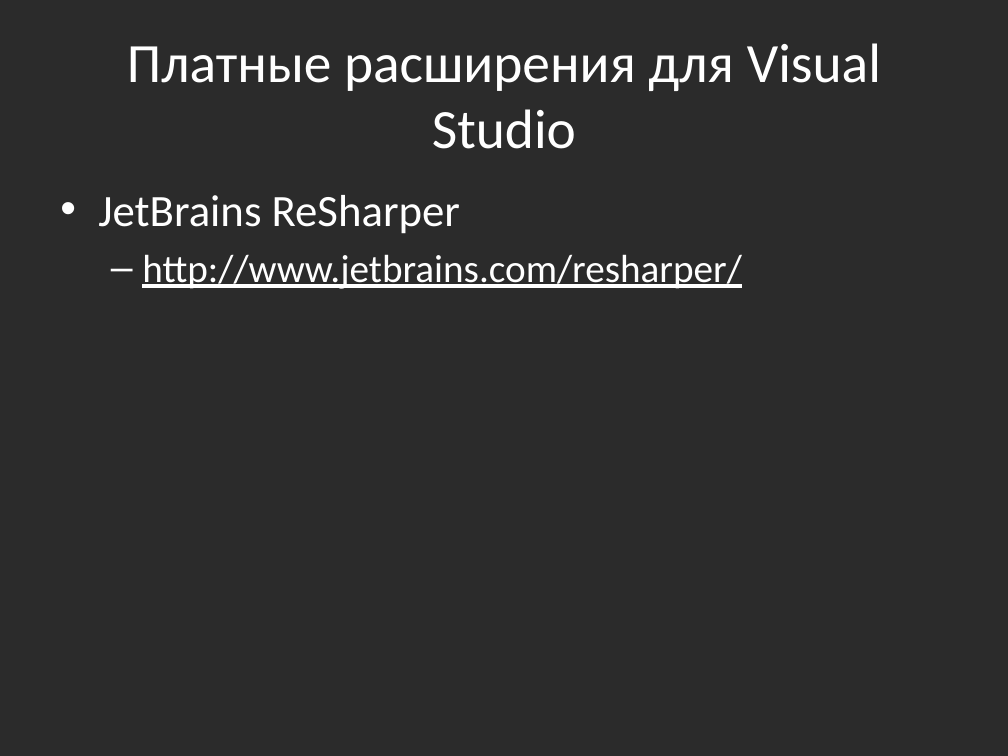
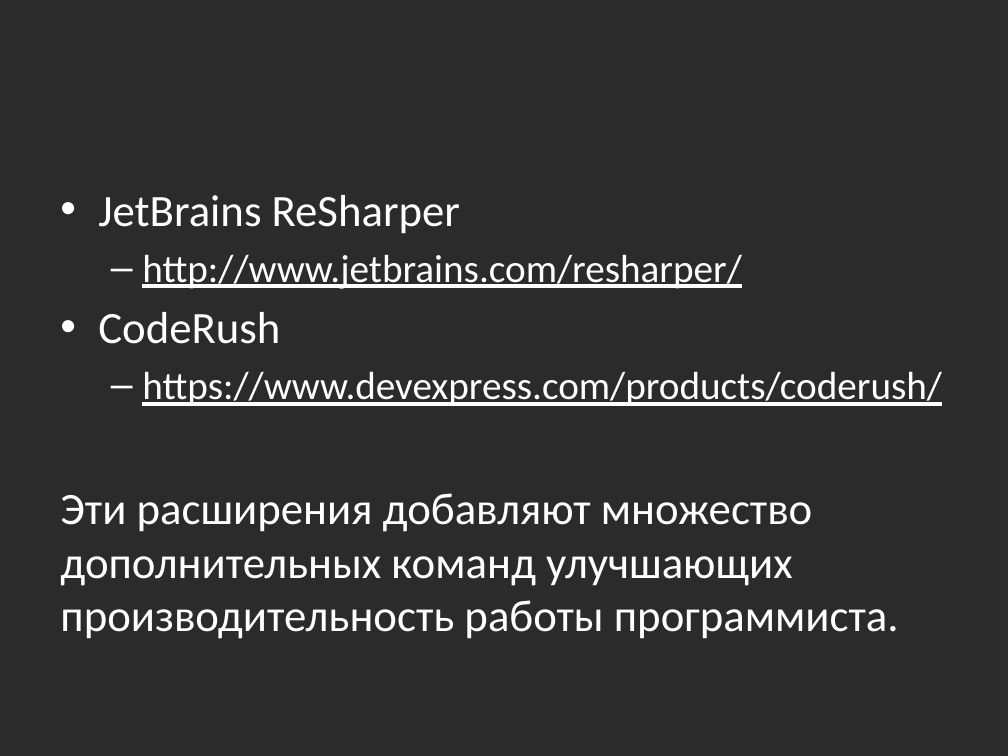
Before and after one commit to bazile/Training, a slide deck: slide 21 of Presentation/tools-visual-studio.pptx. Drawn at 1008x756 pixels with LibreOffice and Linux fonts; fonts in the diff are those of the drawing; background and template pictures are left out; a plain dark background stands for a picture behind light text. Boxes give left, top, right and bottom in pixels: in the first picture for what was removed or moved away, otherwise in the second. Text is boxed around its words. In the diff, an @@ line names an element or a change of style, - is before the commit and + after.

Commit message:
Updated presentations

```diff
--- a/Presentation/tools-visual-studio.pptx
+++ b/Presentation/tools-visual-studio.pptx
@@ title removed at (127,43,881,149) @@
-Платные расширения для Visual Studio
@@ text at (60,312,942,639): paragraphs added @@
+• CodeRush
+  – https://www.devexpress.com/products/coderush/
+Эти расширения добавляют множество дополнительных команд улучшающих производительность работы программиста.
```
Also in this commit, not shown: 2 other files.
